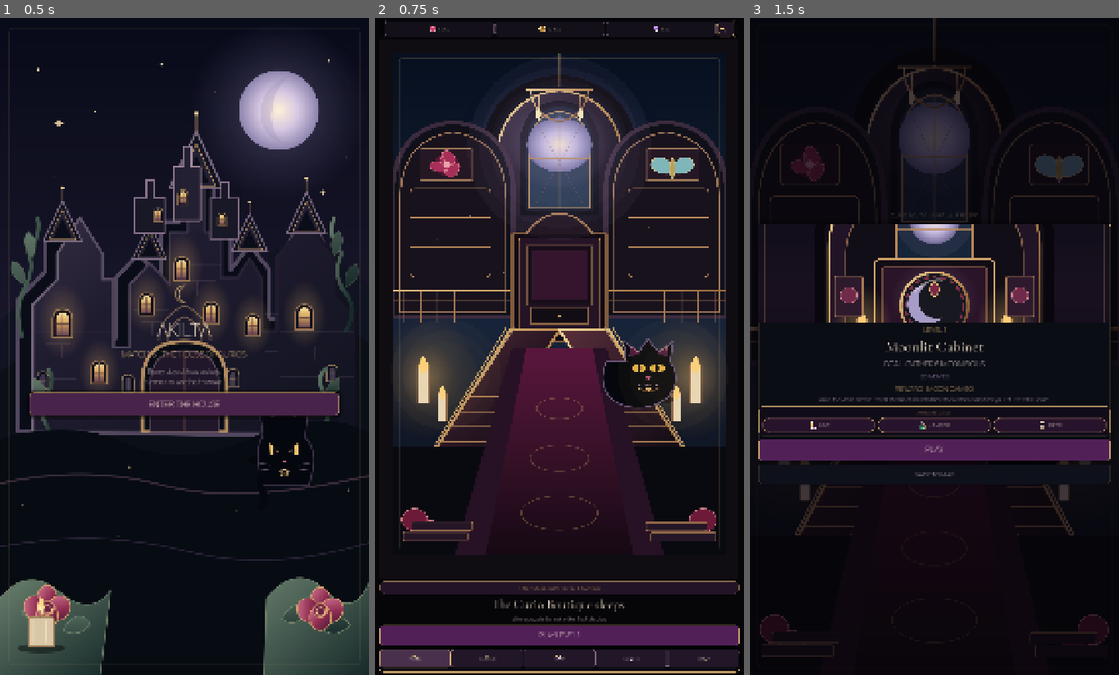
Above: before the commit, frames 1-3 (left to right).
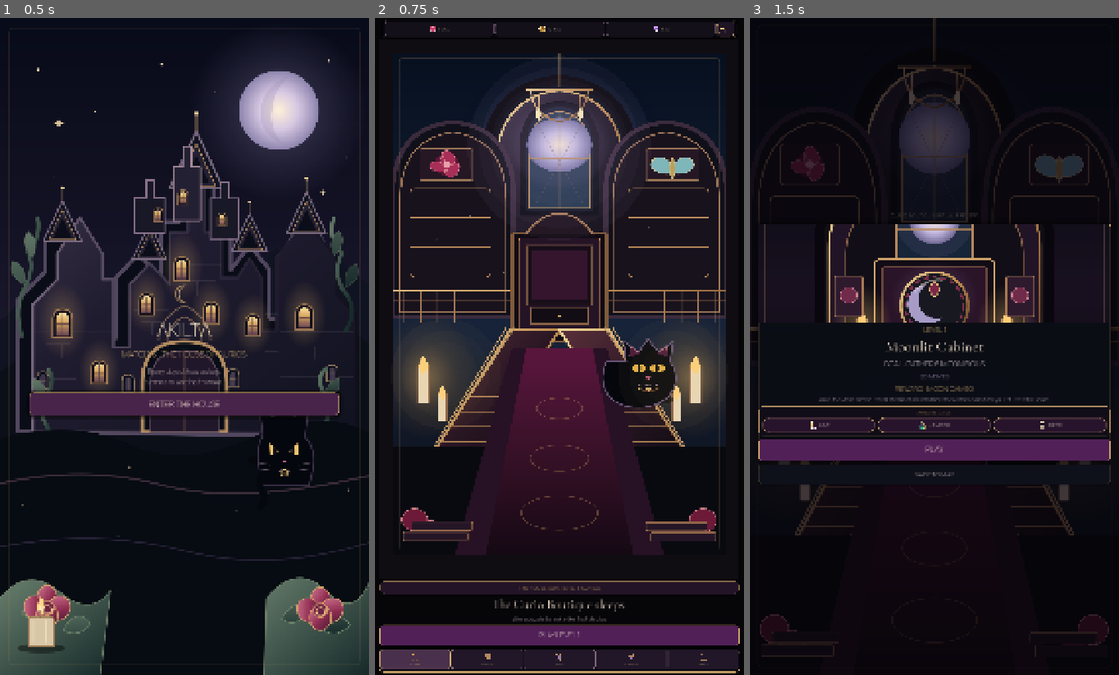
Above: after the commit, the same moments.

Repository: Jay-prodesign/akilta-match3
Game: Godot game, scene res://src/app/app_bootstrap.tscn
Same seed, same stepped clock (60 frames per second), same inputs: the game is played once before the commit and once after it.
Inputs:
- Up to frame 1 (0.5 s): no input
- Up to frame 2 (0.75 s): click "ENTER THE HOUSE" at 0.5 s
- Up to frame 3 (1.5 s): click "PLAY LEVEL 1" at 1.25 s

Frame 1 is identical in both runs. In frame 2, 0.2% of the frame differs, in the area x 1-91%, y 96-100%; in frame 3, nothing differs.

Commit message:
Refine shared bottom navigation hierarchy

Diff:
--- a/src/ui/shared/product_navigation.gd
+++ b/src/ui/shared/product_navigation.gd
@@ -60,17 +60,10 @@
 		var action := String(item["id"])
 		var button := Button.new()
 		button.name = "Nav" + action.capitalize()
-		button.text = String(item["label"])
-		button.icon = PieceAssetLoader.ornament(String(item["icon"]))
-		button.expand_icon = true
-		button.icon_alignment = HORIZONTAL_ALIGNMENT_CENTER
-		button.add_theme_constant_override("icon_max_width", 24)
+		button.text = ""
 		button.tooltip_text = action.capitalize()
-		button.custom_minimum_size = Vector2(0, 54)
+		button.custom_minimum_size = Vector2(0, 58)
 		button.size_flags_horizontal = Control.SIZE_EXPAND_FILL
-		button.add_theme_font_size_override("font_size", 13)
-		button.add_theme_color_override("font_color", Color("#F4E5D3"))
-		button.add_theme_color_override("font_hover_color", Color("#FFF1D9"))
 		var normal := StyleBoxFlat.new()
 		normal.bg_color = Color("#211728")
 		normal.border_color = Color("#9B7B91", 0.54)
@@ -84,6 +77,30 @@
 		button.add_theme_stylebox_override("hover", active)
 		button.add_theme_stylebox_override("pressed", active)
 		button.add_theme_stylebox_override("focus", active)
+		var stack := VBoxContainer.new()
+		stack.name = "Content"
+		stack.set_anchors_and_offsets_preset(Control.PRESET_FULL_RECT)
+		stack.alignment = BoxContainer.ALIGNMENT_CENTER
+		stack.add_theme_constant_override("separation", 0)
+		stack.mouse_filter = Control.MOUSE_FILTER_IGNORE
+		button.add_child(stack)
+		var icon := TextureRect.new()
+		icon.name = "Icon"
+		icon.custom_minimum_size = Vector2(28, 28)
+		icon.texture = PieceAssetLoader.ornament(String(item["icon"]))
+		icon.expand_mode = TextureRect.EXPAND_IGNORE_SIZE
+		icon.stretch_mode = TextureRect.STRETCH_KEEP_ASPECT_CENTERED
+		icon.mouse_filter = Control.MOUSE_FILTER_IGNORE
+		icon.modulate = Color("#F0CE8A") if action == active_section else Color("#C9B5C8")
+		stack.add_child(icon)
+		var caption := Label.new()
+		caption.name = "Label"
+		caption.text = String(item["label"])
+		caption.horizontal_alignment = HORIZONTAL_ALIGNMENT_CENTER
+		caption.add_theme_font_size_override("font_size", 10)
+		caption.add_theme_color_override("font_color", Color("#F4E5D3") if action == active_section else Color("#CDBFC9"))
+		caption.mouse_filter = Control.MOUSE_FILTER_IGNORE
+		stack.add_child(caption)
 		if handler.is_valid():
 			button.pressed.connect(handler.bind(action))
 		row.add_child(button)
